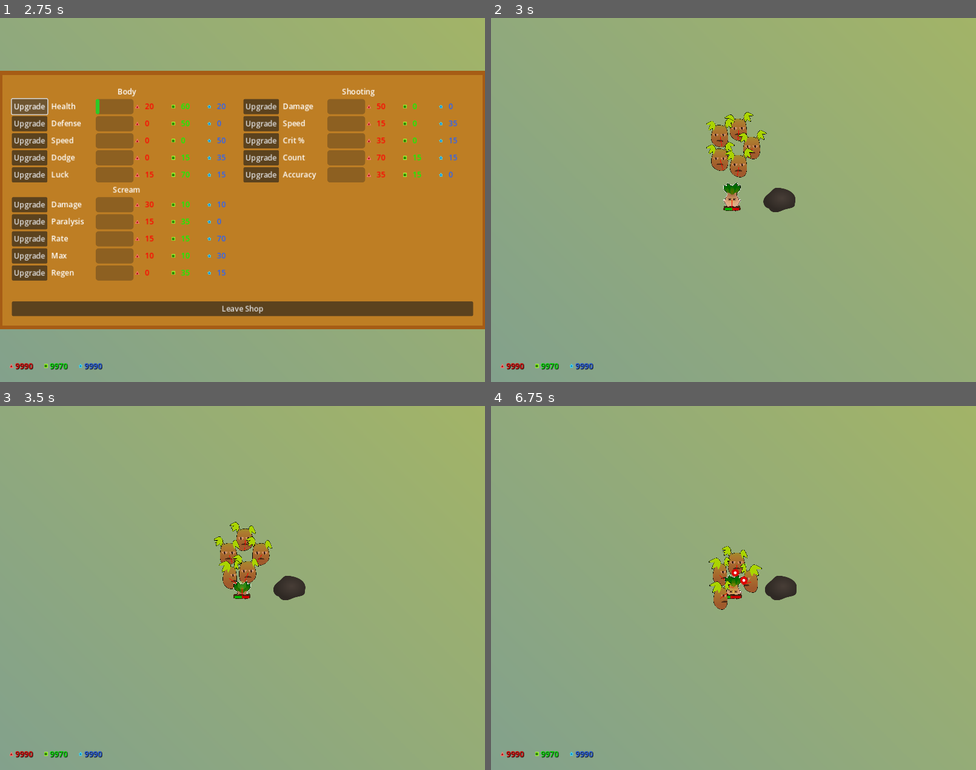
Above: before the commit, frames 1-4 (two rows, left to right).
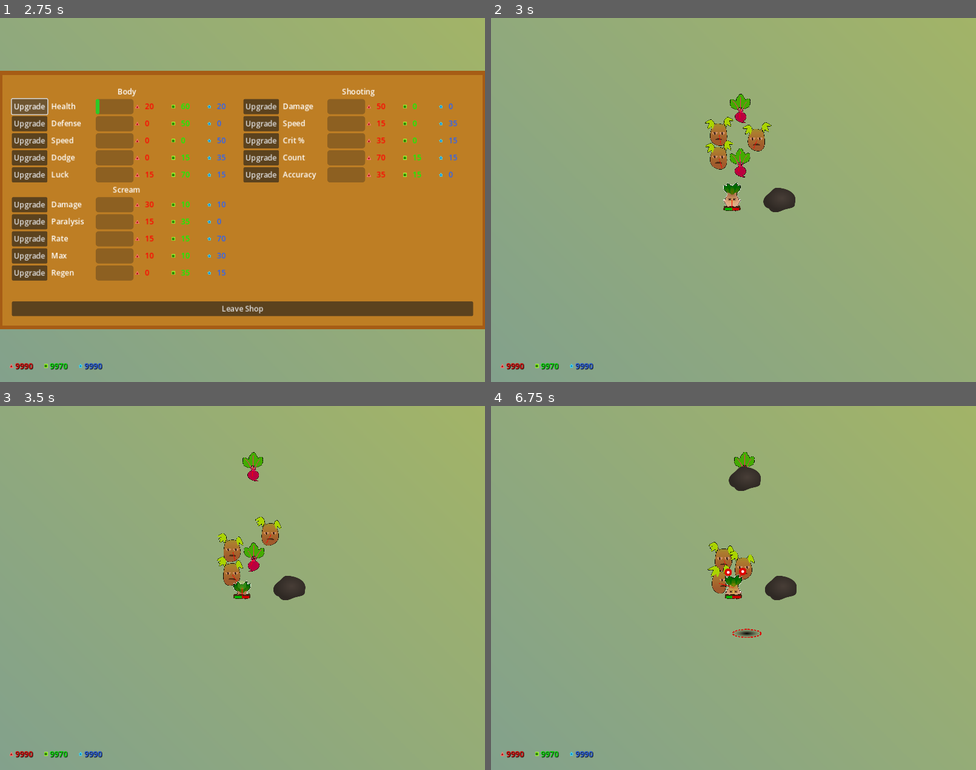
Above: after the commit, the same moments.

Repository: Zereijin/GGJ2023
Game: Godot game, scene res://main_menu/main_menu.tscn
The game is run twice, just before and just after one commit, with the same random seed, the same clock (stepped at 60 frames per second) and the same inputs.
Inputs (mouse positions are in pixels of both pictures, inside the frame that each line leads up to):
- Up to frame 1 (2.75 s): click "Play" at 0.5 s; tap Enter at 1.25 s; move the mouse to (349, 181) at 1.27 s; press the mouse at (349, 181) at 1.28 s; hold D (right) 1.28-2 s; tap Space (shop) at 1.52 s; release the mouse at (349, 181) at 2 s; click "Upgrade" at 2 s
- Up to frame 2 (3 s): click "Leave Shop" at 2.75 s
- Up to frame 3 (3.5 s): no input
- Up to frame 4 (6.75 s): move the mouse to (636, 606) at 3.52 s; hold S (down) 3.53-4.28 s; click (636, 606) at 3.6 s; tap Space (shop) at 3.77, 4.25, 5.27, 6.02, 6.5 s; move the mouse to (782, 507) at 4.27 s; press the mouse at (782, 507) at 4.28 s; hold D (right) 4.28-5.03 s; move the mouse to (709, 660) at 5.02 s; release the mouse at (709, 660) at 5.03 s; hold W (up) 5.03-5.78 s; click (709, 660) at 5.1 s; tap Enter at 5.75 s; move the mouse to (879, 642) at 5.77 s; press the mouse at (879, 642) at 5.78 s; hold A (left) from 5.78 s (still down); move the mouse to (588, 533) at 6.52 s; release the mouse at (588, 533) at 6.53 s; click (588, 533) at 6.6 s

Frame 1 is identical in both runs. In frame 2, 1.2% of the frame differs, in the area x 44-58%, y 20-44%; in frame 3, 1.4%; in frame 4, 1.5%, in the area x 44-56%, y 12-64%.

Commit message:
Add beets

Diff:
--- /dev/null
+++ b/game/enemy/avoider.gd
@@ -0,0 +1,32 @@
+class_name Avoider
+extends Enemy
+
+## The force, in Newtons, applied when the plant wishes to walk
+@export_range(0, 100000)
+var force_multiplier: float
+
+## How far away from the player the plant tries to stay
+@export
+var avoid_distance := 250.0
+
+## How far outside the desired avoid distance before the plant starts walking
+@export
+var dead_zone := 10.0
+
+## The object the plant tries to keep some distance from
+var player: Node2D
+
+
+func configure(player: Player) -> void:
+	super(player)
+	self.player = player
+
+
+func _physics_process(delta: float) -> void:
+	super(delta)
+	var towards_player := player.position - position
+	var distance_error = towards_player.length() - avoid_distance
+	if absf(distance_error) > dead_zone and not paralyzed:
+		constant_force = towards_player.normalized() * force_multiplier * signf(distance_error)
+	else:
+		constant_force = Vector2.ZERO
--- /dev/null
+++ b/game/enemy/avoider.tscn
@@ -0,0 +1,10 @@
+[gd_scene load_steps=3 format=3 uid="uid://lfdejkugen8w"]
+
+[ext_resource type="PackedScene" uid="uid://bq2b7d3bnhwiv" path="res://game/enemy/enemy.tscn" id="1_yfsn3"]
+[ext_resource type="Script" path="res://game/enemy/avoider.gd" id="2_xbcks"]
+
+[node name="Avoider" instance=ExtResource("1_yfsn3")]
+script = ExtResource("2_xbcks")
+force_multiplier = 0.0
+avoid_distance = 250.0
+dead_zone = 10.0
--- /dev/null
+++ b/game/enemy/beet/beet.gd
@@ -0,0 +1,22 @@
+extends Avoider
+
+## How far away from the player the beet’s projectile should be targeted
+@export_range(0, 1000)
+var target_distance := 100.0
+
+## The gun
+@onready
+var gun := $Gun
+
+
+func _physics_process(delta: float) -> void:
+	super(delta)
+	var towards_player := player.position - position
+	gun.rotation = towards_player.angle()
+
+
+func _on_gun_firing(projectile: Projectile) -> void:
+	# Beet projectiles need a target position, not an aim direction, to work right
+	var offset_angle := randf_range(0, TAU)
+	var offset_vector := Vector2.from_angle(offset_angle) * target_distance
+	projectile.target_point = player.position + offset_vector
--- /dev/null
+++ b/game/enemy/beet/beet.tscn
@@ -0,0 +1,75 @@
+[gd_scene load_steps=13 format=3 uid="uid://y2xwktkmii21"]
+
+[ext_resource type="PackedScene" uid="uid://lfdejkugen8w" path="res://game/enemy/avoider.tscn" id="1_sapjc"]
+[ext_resource type="Texture2D" uid="uid://bilwh22n2aegx" path="res://game/enemy/beet/sprites/beet_south1.png" id="2_rxd3m"]
+[ext_resource type="Script" path="res://game/enemy/beet/beet.gd" id="2_xjsje"]
+[ext_resource type="Texture2D" uid="uid://bybir6yh5aj4s" path="res://game/enemy/beet/sprites/beet_south2.png" id="3_jawfq"]
+[ext_resource type="Texture2D" uid="uid://b48sonighaala" path="res://game/enemy/beet/sprites/beet_west1.png" id="4_jmtg4"]
+[ext_resource type="Texture2D" uid="uid://ddcje4tl424k8" path="res://game/enemy/beet/sprites/beet_west2.png" id="5_ik1pm"]
+[ext_resource type="Texture2D" uid="uid://cuf5b0bl6bwvu" path="res://game/enemy/beet/sprites/beet_east1.png" id="6_644hk"]
+[ext_resource type="Texture2D" uid="uid://1piv3002ebt" path="res://game/enemy/beet/sprites/beet_east2.png" id="7_vlkj7"]
+[ext_resource type="Texture2D" uid="uid://etdw287aivrh" path="res://game/enemy/beet/sprites/beet_north1.png" id="8_utlpn"]
+[ext_resource type="Texture2D" uid="uid://dhmq8akpwg3y3" path="res://game/enemy/beet/sprites/beet_north2.png" id="9_6ecx0"]
+[ext_resource type="PackedScene" uid="uid://be01k5t2bs5w0" path="res://game/enemy/beet/projectile.tscn" id="10_cpawm"]
+
+[sub_resource type="SpriteFrames" id="SpriteFrames_hp6xl"]
+animations = [{
+"frames": [{
+"duration": 1.0,
+"texture": ExtResource("2_rxd3m")
+}, {
+"duration": 1.0,
+"texture": ExtResource("3_jawfq")
+}],
+"loop": true,
+"name": &"down",
+"speed": 5.0
+}, {
+"frames": [{
+"duration": 1.0,
+"texture": ExtResource("4_jmtg4")
+}, {
+"duration": 1.0,
+"texture": ExtResource("5_ik1pm")
+}],
+"loop": true,
+"name": &"left",
+"speed": 5.0
+}, {
+"frames": [{
+"duration": 1.0,
+"texture": ExtResource("6_644hk")
+}, {
+"duration": 1.0,
+"texture": ExtResource("7_vlkj7")
+}],
+"loop": true,
+"name": &"right",
+"speed": 5.0
+}, {
+"frames": [{
+"duration": 1.0,
+"texture": ExtResource("8_utlpn")
+}, {
+"duration": 1.0,
+"texture": ExtResource("9_6ecx0")
+}],
+"loop": true,
+"name": &"up",
+"speed": 5.0
+}]
+
+[node name="Beet" instance=ExtResource("1_sapjc")]
+script = ExtResource("2_xjsje")
+target_distance = 100.0
+force_multiplier = 2000.0
+resource_type = 2
+
+[node name="Sprite" parent="." index="0"]
+sprite_frames = SubResource("SpriteFrames_hp6xl")
+animation = &"up"
+
+[node name="Gun" parent="." index="1"]
+projectile = ExtResource("10_cpawm")
+
+[connection signal="firing" from="Gun" to="." method="_on_gun_firing"]
--- /dev/null
+++ b/game/enemy/beet/projectile.gd
@@ -0,0 +1,32 @@
+extends Projectile
+
+## The static rock prefab
+@export
+var rock_prefab : PackedScene
+
+## The target marker prefab
+@export
+var target_marker_prefab : PackedScene
+
+## The point the projectile will land on
+var target_point : Vector2
+
+## The target marker, created when the projectile begins flying
+var _target_marker : Sprite2D
+
+
+func _ready() -> void:
+	linear_velocity = linear_velocity.project(target_point - position)
+	_target_marker = target_marker_prefab.instantiate()
+	_target_marker.position = target_point
+	get_parent().add_child(_target_marker)
+
+
+func _physics_process(_delta: float) -> void:
+	if linear_velocity.dot(target_point - position) <= 0:
+		# We’ve passed the closest point we’ll ever reach to the target, so land.
+		var rock := rock_prefab.instantiate()
+		rock.position = target_point
+		get_parent().add_child(rock)
+		_target_marker.queue_free()
+		queue_free()
--- /dev/null
+++ b/game/enemy/beet/projectile.tscn
@@ -0,0 +1,24 @@
+[gd_scene load_steps=7 format=3 uid="uid://be01k5t2bs5w0"]
+
+[ext_resource type="PackedScene" uid="uid://0kfs3x4bphda" path="res://game/projectile.tscn" id="1_02wgo"]
+[ext_resource type="Script" path="res://game/enemy/beet/projectile.gd" id="2_t80va"]
+[ext_resource type="Texture2D" uid="uid://dc0ofoxu7m3og" path="res://game/enemy/beet/sprites/beet_projectile.png" id="2_x0dtx"]
+[ext_resource type="PackedScene" uid="uid://bw4brs3qqy2w3" path="res://game/stage/rock.tscn" id="3_3y6s7"]
+[ext_resource type="PackedScene" uid="uid://cxv1egra140ne" path="res://game/enemy/beet/target_marker.tscn" id="4_ev3jh"]
+
+[sub_resource type="CapsuleShape2D" id="CapsuleShape2D_bnjcq"]
+radius = 25.0
+height = 65.0
+
+[node name="Projectile" instance=ExtResource("1_02wgo")]
+script = ExtResource("2_t80va")
+rock_prefab = ExtResource("3_3y6s7")
+target_marker_prefab = ExtResource("4_ev3jh")
+
+[node name="Sprite" parent="." index="0"]
+scale = Vector2(0.5, 0.5)
+texture = ExtResource("2_x0dtx")
+
+[node name="CollisionShape" parent="." index="1"]
+rotation = 1.5708
+shape = SubResource("CapsuleShape2D_bnjcq")
--- /dev/null
+++ b/game/enemy/beet/target_marker.tscn
@@ -0,0 +1,7 @@
+[gd_scene load_steps=2 format=3 uid="uid://cxv1egra140ne"]
+
+[ext_resource type="Texture2D" uid="uid://1cf0cvm871sr" path="res://game/enemy/beet/sprites/beet_projectile_warning.png" id="1_e186e"]
+
+[node name="TargetMarker" type="Sprite2D"]
+scale = Vector2(0.25, 0.25)
+texture = ExtResource("1_e186e")
--- a/game/game.tscn
+++ b/game/game.tscn
@@ -9,6 +9,7 @@
 [ext_resource type="Texture2D" uid="uid://1nyavrk80xgv" path="res://game/resources/sprites/red_triangle.png" id="5_46ofj"]
 [ext_resource type="Script" path="res://game/spawner.gd" id="5_qroix"]
 [ext_resource type="PackedScene" uid="uid://dbssse540sc70" path="res://game/enemy/potato/potato.tscn" id="6_f1ll7"]
+[ext_resource type="PackedScene" uid="uid://y2xwktkmii21" path="res://game/enemy/beet/beet.tscn" id="6_pid8e"]
 [ext_resource type="Texture2D" uid="uid://0wmwqbb7ximl" path="res://game/resources/sprites/green_square.png" id="6_pn3i5"]
 [ext_resource type="Texture2D" uid="uid://dhq81kagjad3j" path="res://game/enemy/sprites/spawn_indicator.png" id="6_xx4cy"]
 [ext_resource type="Texture2D" uid="uid://dvutxcgcad6i5" path="res://game/resources/sprites/blue_star.png" id="7_2e3kl"]
@@ -80,7 +81,7 @@
 polygon = PackedVector2Array(-550, -500, 550, -500, 550, 450, -550, 450)
 script = ExtResource("5_qroix")
 warning_marker = NodePath("../SpawnWarning")
-plants = Array[PackedScene]([ExtResource("6_f1ll7")])
+plants = Array[PackedScene]([ExtResource("6_pid8e"), ExtResource("6_f1ll7")])
 parent_node = NodePath("../Objects")
 player = NodePath("../Objects/Player")
 
Not shown: 1 places in game/game.tscn that only renumber resources
